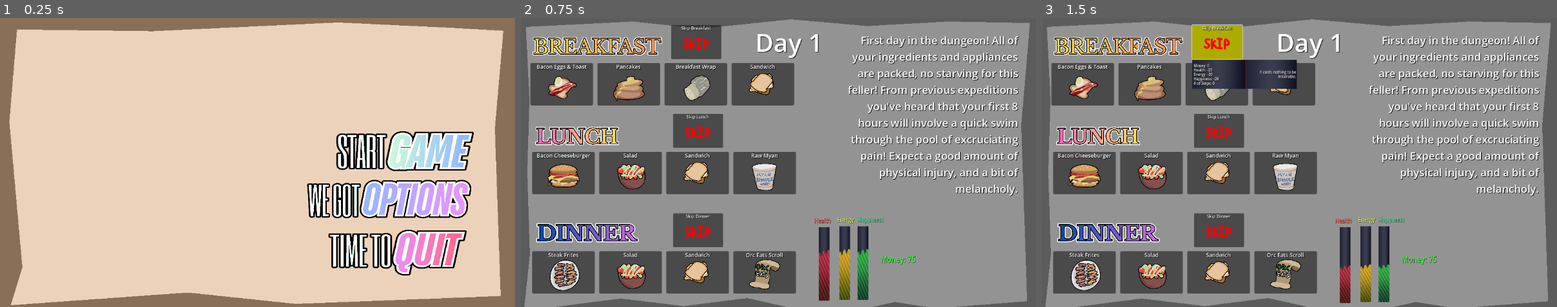
Above: before the commit, frames 1-3 (left to right).
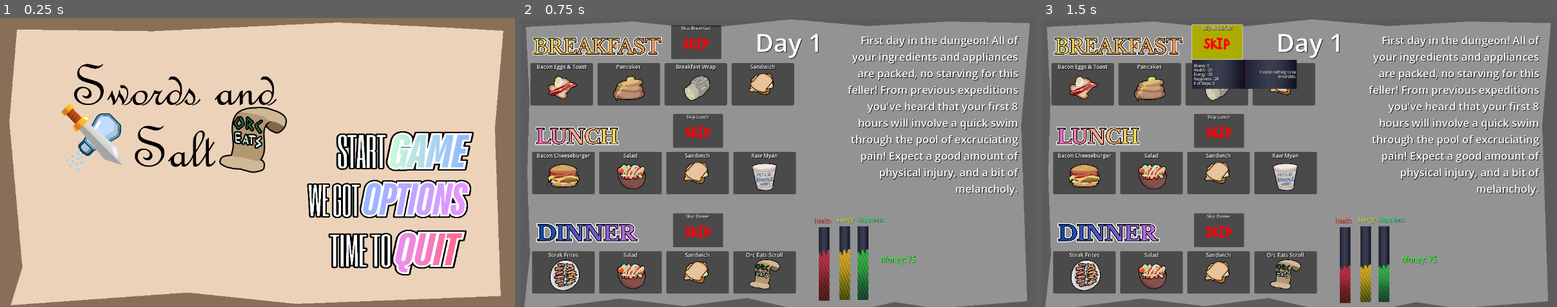
Above: after the commit, the same moments.

Repository: T0mGates/graham-crackers-project2
Game: Godot game, scene res://Scenes/main_menu.tscn
Same seed, same stepped clock (60 frames per second), same inputs: the game is played once before the commit and once after it. The engine's default icon, where the game draws it, is replaced by a stand-in: a white triangle on a blue panel in a dark square.
Inputs (mouse positions are in pixels of both pictures, inside the frame that each line leads up to):
- Up to frame 1 (0.25 s): no input
- Up to frame 2 (0.75 s): click (927, 150) at 0.5 s
- Up to frame 3 (1.5 s): click "Skip Breakfast" at 1.25 s

The runs differ from the first frame. In frame 1, 4.6% of the frame differs, in the area x 11-56%, y 15-54%; in frame 2, nothing differs; in frame 3, nothing differs.

Commit message:
Killed Walter, added title

Diff:
--- a/Scenes/main_menu.tscn
+++ b/Scenes/main_menu.tscn
@@ -7,6 +7,7 @@
 [ext_resource type="Texture2D" uid="uid://qo1y4eo8hj2u" path="res://Assets/options2.png" id="5_16hvj"]
 [ext_resource type="Texture2D" uid="uid://cg7efnvq8nyo5" path="res://Assets/quit_game.png" id="6_vr1f0"]
 [ext_resource type="Texture2D" uid="uid://csbvqao6k8r70" path="res://Assets/quit_game2.png" id="7_t1dhk"]
+[ext_resource type="Texture2D" uid="uid://uddvv8hwgs35" path="res://Assets/SNS_title.png" id="8_yhxw7"]
 
 [node name="Main Menu" type="Node2D"]
 script = ExtResource("1_28flt")
@@ -61,6 +62,11 @@
 ignore_texture_size = true
 stretch_mode = 0
 
+[node name="Sprite2D" type="Sprite2D" parent="."]
+position = Vector2(379, 233)
+scale = Vector2(0.3, 0.3)
+texture = ExtResource("8_yhxw7")
+
 [connection signal="pressed" from="Buttons_All/Start" to="." method="_on_start_pressed"]
 [connection signal="pressed" from="Buttons_All/Options" to="." method="_on_options_pressed"]
 [connection signal="pressed" from="Buttons_All/Quit" to="." method="_on_quit_pressed"]
Binary file added: Assets/SNS_title.png
Not shown, changed: Assets/SNS_title.png.import
Binary file removed: Assets/walter_white.jpg
Binary file removed: Assets/william_korean.png
Not shown, removed: Assets/william_korean.png.import
Not shown: 1 places in Scenes/main_menu.tscn that only renumber resources
Not shown, added: Assets/SNS_title.afphoto
